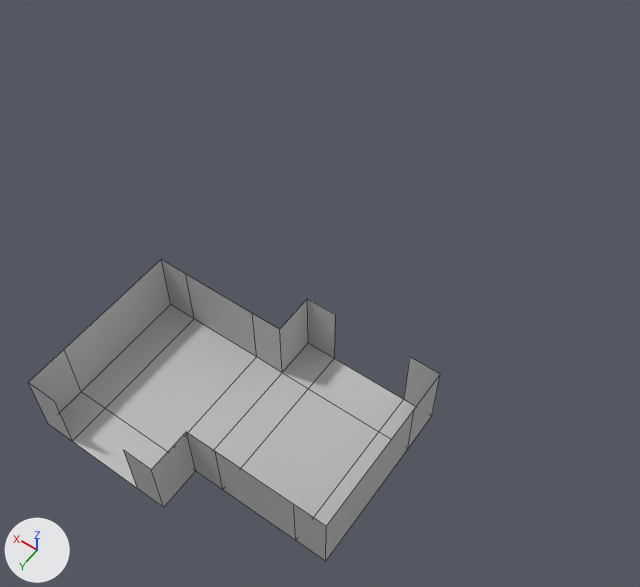
What one commit did to the FBX model TrialsForAGod/Assets/Models - Brian/room_b.fbx.
One viewpoint serves both versions: a camera (50 mm lens) standing at (-16.2, 53.3, 50.7) and looking at (7.2, 20.6, -0.6). The axes (+X, +Y, +Z) are drawn at lower left. The lights are the same throughout. Mesh edges are drawn as thin lines. Where no turn or scale is listed for an object, it has been applied to the vertices.

Objects in the first picture: 'room_b'.
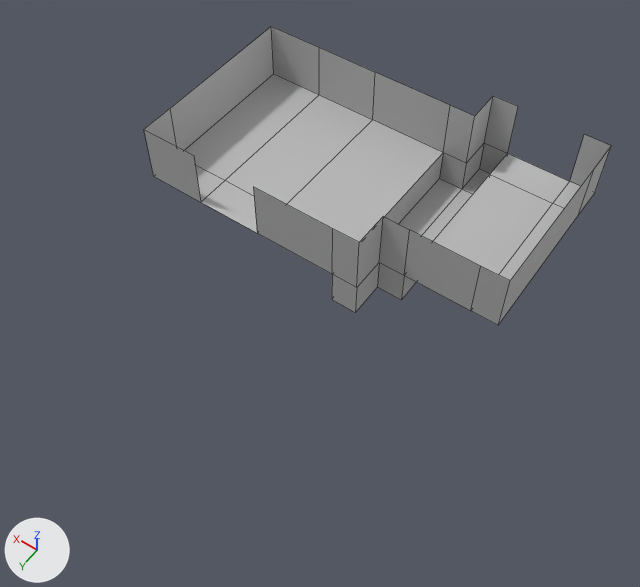
Boxes (x1, y1, x2, y2) around the edits, measured in the pictures (640 x 587 px):
'room_b', reshaped, moved (13% wider): before (28, 260, 440, 561); after (144, 26, 611, 325)
part 1 of me_mesh, built on: before (28, 260, 414, 561); after (144, 26, 594, 325)

The change, as a diff of the scene's bpy script:
```diff
--- a/TrialsForAGod/Assets/Models - Brian/room_b.fbx.py
+++ b/TrialsForAGod/Assets/Models - Brian/room_b.fbx.py
@@ me_mesh @@
 # used by ob_room_b; location = (0.0, 31.0, 0.0)
-me_mesh.from_pydata(...)  # 40 vertices, 28 faces; spans x -5.0..15.0, y -6.0..9.0, z 0.0..5.0
+me_mesh.from_pydata(...)  # 55 vertices, 42 faces; spans x -5.0..24.8, y -6.0..13.0, z -3.0..5.0
+# me_mesh part 1
+# 11 vertices are removed from x 2.8..15.0, y -3.0..9.0, z 0.0..5.0
+# 16 faces are deleted
+# 7 vertices in x -5.0..7.2, y 6.0, z 0.0..5.0 move by (0.0, 4.0, 0.0)
+# 6 vertices move from x 5.0..15.0, y -3.0..9.0, z 0.0..5.0 to x 7.2..19.8, y -3.0..13.0, z -3.0..5.0
+# 15 vertices are added at x 2.8..24.8, y -3.0..13.0, z -3.0..5.0
+# 5 new vertices lie (0.0, 0.0, -3.0) away from vertices in x 2.8..7.2, y -6.0..-3.0, z 0.0
+# 6 new vertices lie (0.0, 0.0, 5.0) away from vertices in x 7.2..24.8, y -3.0..13.0, z 0.0
+# 30 new faces join them
 me_mesh.materials.append(mat_lambert1)
@@ ob_room_b @@
 ob_room_b = bpy.data.objects.new('room_b', me_mesh)
-ob_room_b.location = (0.0, 31.0, 0.0)
+ob_room_b.location = (0.0, 6.0, 0.0)
```
